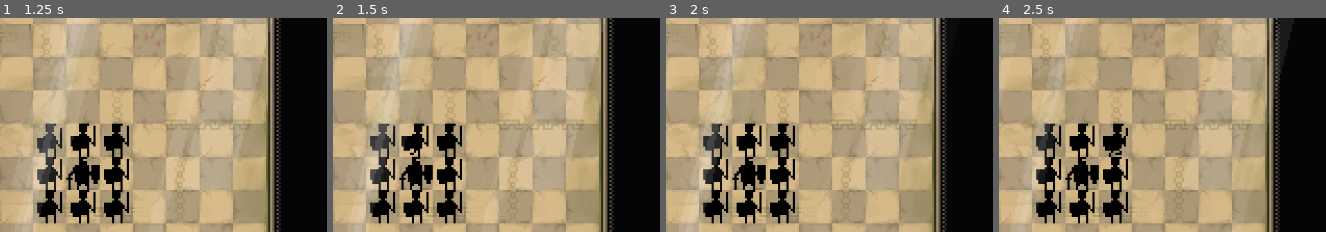
Above: before the commit, frames 1-4 (left to right).
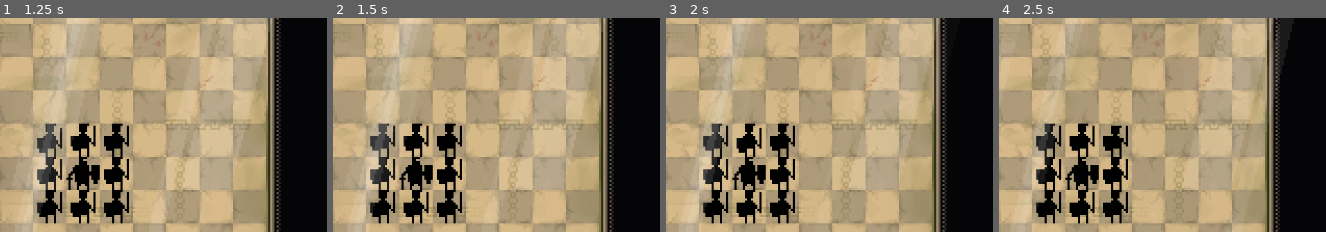
Above: after the commit, the same moments.

Repository: ibirothe/kings-rescue
Game: Godot game, scene res://Scenes/Level.tscn
Two runs of this game, one before a commit and one after it. Both use one fixed random seed, a clock stepped at 60 frames per second and the inputs below.
Inputs (mouse positions are % of the whole screen's width and height, from its top left):
- Up to frame 1 (1.25 s): tap Enter at 0.5 s; move the mouse to (58, 45) at 0.52 s; click (58, 45) at 0.6 s
- Up to frame 2 (1.5 s): move the mouse to (63, 45) at 1.27 s; click (63, 45) at 1.35 s
- Up to frame 3 (2 s): no input
- Up to frame 4 (2.5 s): move the mouse to (68, 45) at 2.02 s; click (68, 45) at 2.1 s
The pictures show only the part of the screen within x 50-100%, y 16-66%; the shares and areas given below are measured in that part.

Frame 1 is identical in both runs. In frame 2, 0.3% of the frame differs, in the area x 20-29%, y 49-65%; in frame 3, 0.1%; in frame 4, 0.3%, in the area x 33-40%, y 49-65%.

Commit message:
Locking movement stuff
Incomplete

Diff:
--- a/kings-rescue/Scripts/game_manager.gd
+++ b/kings-rescue/Scripts/game_manager.gd
@@ -12,6 +12,7 @@
 var soldier_changing = false
 var click_resolved = true
 var cycle_odd = true
+var currently_moving = false
 
 func _ready() -> void:
 
@@ -25,7 +26,7 @@
 
 
 func _physics_process(delta: float) -> void:
-
+	print(currently_moving)
 
 	if cycle_odd == true:
 		cycle_odd = false
@@ -83,6 +84,7 @@
 	if possible_assassination == true and soldier_close == false:
 		print("Game Over")
 	pass
+	#currently_moving = false
 	#connect signals
 	#check game over
 	#disconnect signals
--- a/kings-rescue/Scripts/soldier.gd
+++ b/kings-rescue/Scripts/soldier.gd
@@ -19,6 +19,8 @@
 var active = false
 var next_cycle = false
 var cycle_sync = false
+var movement_locked = false
+var movement = Vector2.ZERO
 
 func _ready() -> void:
 	# Start with default animation
@@ -32,7 +34,8 @@
 
 func _physics_process(_delta: float) -> void:
 	if active ==true:
-		print(im_new)
+		#print(im_new)
+		pass
 	match current_state:
 		State.INACTIVE:
 			handle_inactive_state()
@@ -66,7 +69,7 @@
 		# If clicked far from character, return to inactive
 		if position.distance_to(click_pos) > INTERACTION_RADIUS:
 			AudioManager.play_sound("disselect_soldier")
-			print("Becoming inactive")
+			#print("Becoming inactive")
 			transition_to_state(State.INACTIVE)
 			if get_parent().soldier_changing == false:
 				get_parent().active_soldier = false
@@ -85,25 +88,34 @@
 
 	# Check if click is outside interaction range
 	if position.distance_to(click_pos) > INTERACTION_RADIUS:
-		print("Becoming inactive")
+		#print("Becoming inactive")
 		transition_to_state(State.INACTIVE)
 		if get_parent().soldier_changing == false:
 			get_parent().active_soldier = false
 			im_new = true
 			active = false
 		return
+	if get_parent().soldier_in_a_way == true and im_new == false:
+		print("Guy in a way")
+		transition_to_state(State.INACTIVE)
+		return
 	if get_parent().soldier_changing == true and im_new == false:
 		transition_to_state(State.INACTIVE)
 		im_new = true
 		active = false
-	var movement = calculate_grid_movement(click_pos)
+		return
+	if movement_locked == false and get_parent().soldier_changing == false and active == true:
+		movement = calculate_grid_movement(click_pos)
+		get_parent().currently_moving = true
+	movement_locked = true
 
 	if movement != Vector2.ZERO:
 		# Update sprite flip based on movement direction
 		if movement.x != 0:
 			animated_sprite_2d.flip_h = movement.x < 0
+	if active == true:
+		move_character(movement)
 
-	move_character(movement)
 
 
 func calculate_grid_movement(click_pos: Vector2) -> Vector2:
@@ -118,11 +130,8 @@
 	return Vector2.ZERO
 
 func move_character(movement: Vector2) -> void:
-	print(get_parent().soldier_in_a_way, im_new)
-	if get_parent().soldier_in_a_way == true and im_new == false:
-		print("Guy in a way")
-		transition_to_state(State.INACTIVE)
-		return
+
+	#print(get_parent().soldier_in_a_way, im_new)
 	if current_state == State.MOVING:
 		return
 	transition_to_state(State.MOVING)
@@ -137,14 +146,16 @@
 	tween.tween_callback(func():
 		animated_sprite_2d.play("idle")
 		transition_to_state(State.IDLE)
-	)
-	get_parent().movement_resolved(possible_assassination, soldier_close)
+		get_parent().movement_resolved(possible_assassination, soldier_close)
+		movement_locked = false
+		get_parent().currently_moving = false
+		)
+
 
 func transition_to_state(new_state: State) -> void:
 	match new_state:
 		State.INACTIVE:
 			animated_sprite_2d.play("default")
-			print("Im new again")
 			active = false
 			im_new = true
 		State.IDLE:
@@ -155,19 +166,20 @@
 
 func _on_area_2d_input_event(viewport: Node, event: InputEvent, shape_idx: int) -> void:
 	if Input.is_action_just_pressed("left_click"):
-		if get_parent().active_soldier == false and get_parent().click_resolved == false:
+		if get_parent().active_soldier == false and get_parent().click_resolved == false and get_parent().currently_moving == false:
 			get_parent().active_soldier = true
 			get_parent().click_resolved = true
 			im_new = false
 			active = true
 			#print("soldier activated", click_resolved)
-		if get_parent().active_soldier == true and get_parent().click_resolved == false:
+		if get_parent().active_soldier == true and get_parent().click_resolved == false and get_parent().currently_moving == false:
 			get_parent().soldier_in_a_way = true
 			get_parent().soldier_changing = true
 			get_parent().click_resolved = true
-			print("changing soldier")
-		AudioManager.play_sound("select_soldier")
-		transition_to_state(State.IDLE)
+			#print("changing soldier")
+		if get_parent().currently_moving == false:
+			AudioManager.play_sound("select_soldier")
+			transition_to_state(State.IDLE)
 
 
 func _on_neighbours_check_body_entered(body: Node2D) -> void:
